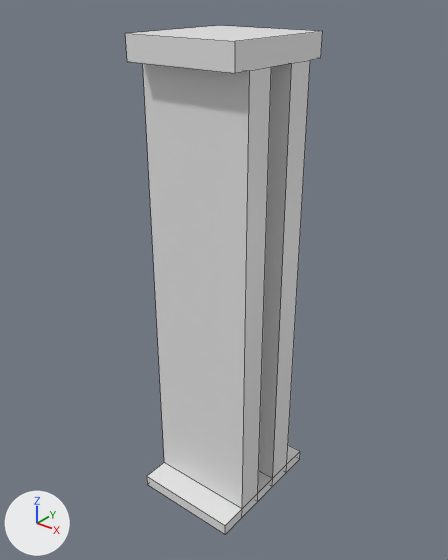
The Blender file Assets/Models/pillarWall.blend as it was, and as the next commit left it.
Camera for both pictures: a 50 mm camera at (2.56, -3.22, 5.19) aimed at (-0.03, 0.01, 3.18). Every picture has the same lights, and +X, +Y and +Z are marked at lower left. The picture after the commit comes second. Mesh edges are drawn as thin lines.

In view in the first picture: 'woodenPilar', 'woodenPilarbottom', 'woodenPilartop'.
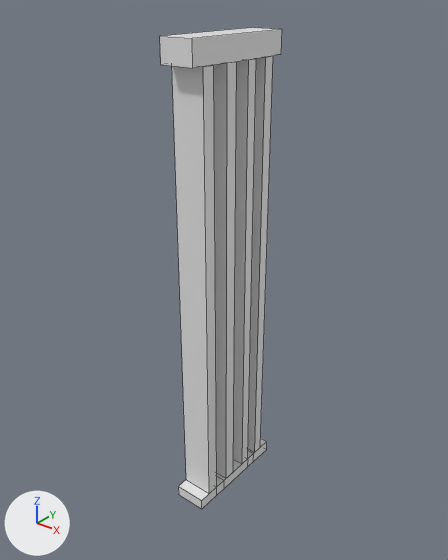
Boxes (x1, y1, x2, y2) around the edits, measured in the pictures (448 x 560 px; the box of a moved part takes in the faces that stretch with it):
'woodenPilar', reshaped, rescaled (47% narrower, 10% shorter)
    before: (128, 25, 319, 509)
    after: (172, 56, 273, 493)
'woodenPilartop', deleted
    before: (125, 31, 323, 73)
'woodenPilarTOP', added
    after: (160, 28, 282, 68)
'woodenPilarbottom', deleted
    before: (147, 445, 300, 534)
'woodenPilarBOTTOM', added
    after: (178, 439, 267, 509)
part 1 of me_cube, moved or reshaped
    before: (143, 63, 271, 509)
    after: (172, 65, 217, 493)
part 2 of me_cube, moved or reshaped
    before: (259, 60, 310, 478)
    after: (233, 59, 256, 464)
part 3 of me_cube, added
    after: (248, 56, 273, 452)
part 4 of me_cube, deleted
    before: (128, 25, 319, 41)
part 5 of me_cube, added
    after: (214, 62, 237, 478)

What changed in the scene script:
```text
Change me_cube:
    used by ob_woodenpilar; location = (0.0, 0.0, 1.397); scale = (0.419, 0.419, 0.419)
    verts and faces of me_cube; kept vertices keep their numbers, new ones are numbered from 32
    remove me_cube.from_pydata(...)  # 32 vertices, 14 faces; spans x -1.0..1.0, y -1.26..1.26, z -0.11..8.32
    add me_cube.from_pydata(...)  # 36 vertices, 16 faces; spans x -0.14..0.12, y -0.35..0.35, z 0.05..3.33
    me_cube part 1: the loose piece of 8 vertices spanning x -1.0..1.0, y -0.76..-0.25, z 0.11..7.94 is scaled about its middle by (0.125, 0.186, 0.42), then moved by (-0.01, 0.2, -2.34)
    me_cube part 2: the loose piece of 8 vertices spanning x -1.0..1.0, y 0.25..0.76, z 0.11..7.94 is scaled about its middle by (0.125, 0.162, 0.42), then moved by (-0.01, -0.38, -2.34), in mat_material_005 (white #e7e7e7)
    me_cube part 3: the loose piece of 8 vertices spanning x -1.0..1.0, y 0.25..0.76, z 0.11..7.94 is copied, and the copy is scaled about its middle by (0.125, 0.162, 0.42), then moved by (-0.01, -0.2, -2.34), in mat_material_004 (white #e7e7e7); it spans x -0.14..0.12, y 0.27..0.35, z 0.05..3.33
    me_cube part 4: the loose piece of 4 vertices spanning x -1.0..1.0, y -1.07..1.07, z 8.32 is deleted
    me_cube part 5
    add verts[32] = (-0.14, -0.04, 0.05)
    add verts[33] = (-0.14, -0.14, 0.05)
    add verts[34] = (0.12, -0.14, 0.05)  # pixel (226, 478)
    add verts[35] = (0.12, -0.04, 0.05)  # pixel (233, 472)
    add verts[36] = (0.12, -0.14, 0.05)  # pixel (226, 478)
    add verts[37] = (0.12, -0.04, 0.05)  # pixel (233, 472)
    add for new, old in zip([*range(38, 44)], [*range(32, 38)]): verts[new] = verts[old] + (0.0, 0.0, 3.28)
    add faces += [(33, 34, 40, 39), (32, 38, 41, 35), (32, 33, 39, 38)]  # mat_material_003 (white #e7e7e7)
    add faces += [(36, 37, 43, 42)]  # mat_material_004 (white #e7e7e7)
    other edits to the shape of me_cube do not show in these pictures
    add me_cube.materials.append(mat_material_003)  # white #e7e7e7
    add me_cube.materials.append(mat_material_005)  # white #e7e7e7
    add me_cube.materials.append(mat_material_004)  # white #e7e7e7
Add me_cube_004:
    me_cube_004.from_pydata([(0.116, 0.447, 3.49), (-0.135, 0.447, 3.49), (-0.135, -0.447, 3.49), (0.116, -0.447, 3.49), (0.116, 0.447, 3.332), (-0.135, 0.252, 3.332), (-0.135, 0.17, 3.332), (-0.135, -0.164, 3.332), (-0.135, -0.258, 3.332), (-0.135, 0.447, 3.332), (0.116, -0.258, 3.332), (0.116, -0.164, 3.332), (0.116, 0.17, 3.332), (0.116, 0.252, 3.332), (-0.135, -0.447, 3.332), (0.116, -0.447, 3.332), (0.116, 0.447, 3.49), (-0.135, 0.447, 3.49), (-0.135, -0.447, 3.49), (0.116, -0.447, 3.49)], [], [(1, 2, 3, 0), (13, 5, 9, 4), (6, 12, 11, 7), (8, 10, 15, 14), (14, 15, 19, 18), (4, 9, 17, 16), (11, 12, 13, 4, 16, 19, 15, 10), (6, 7, 8, 14, 18, 17, 9, 5)])
    me_cube_004.materials.append(mat_material)  # white #e7e7e7
Change ob_woodenpilar:
    ob_woodenpilar.scale: (0.419, 0.419, 0.419) -> (1.0, 1.0, 1.0)
Remove ob_woodenpilartop:
    ob_woodenpilartop = bpy.data.objects.new('woodenPilartop', me_cube_006)
Remove ob_woodenpilarbottom:
    ob_woodenpilarbottom = bpy.data.objects.new('woodenPilarbottom', me_cube_007)
Add ob_woodenpilarbottom_1:
    ob_woodenpilarbottom_1 = bpy.data.objects.new('woodenPilarBOTTOM', me_cube_005)  # 36 vertices, 18 faces; spans x -0.135..0.116, y -0.449..0.451, z -0.047..0.047; in mat_material (white #e7e7e7)
    ob_woodenpilarbottom_1.location = (0.0, 0.0, 1.397)
Add ob_woodenpilartop_1:
    ob_woodenpilartop_1 = bpy.data.objects.new('woodenPilarTOP', me_cube_004)
    ob_woodenpilartop_1.location = (0.0, 0.0, 1.397)
```
